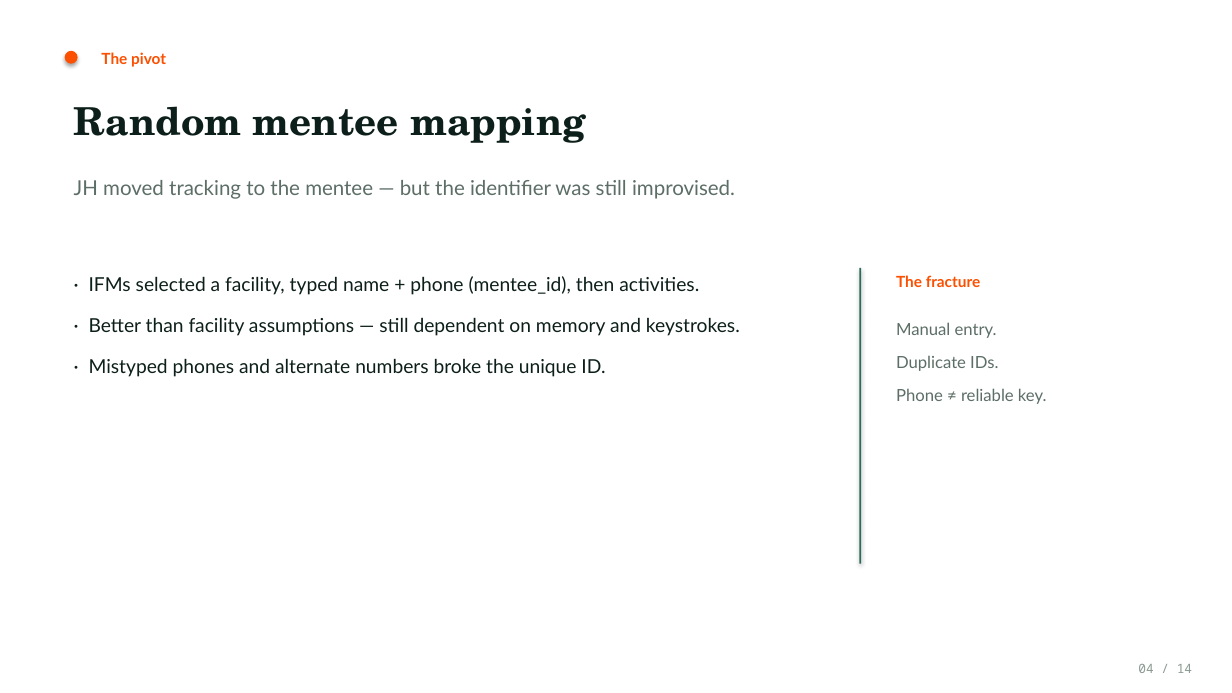
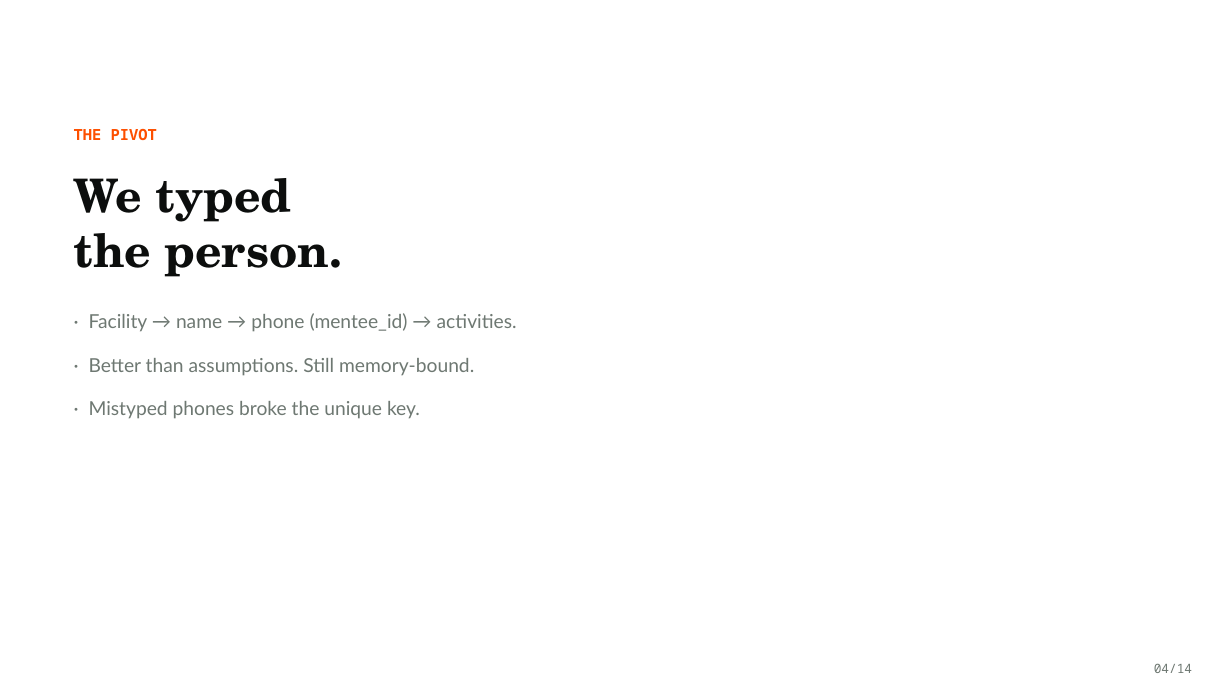
Before and after one commit to kakaijacob/Special-Operations-Schema, a slide deck: slide 4 of docs/Mentee_Mapping_SOP.pptx. Drawn at 1232x693 pixels with LibreOffice and Linux fonts; fonts in the diff are those of the drawing; background and template pictures are left out. Boxes give left, top, right and bottom in pixels: in the first picture for what was removed or moved away, otherwise in the second. Text is boxed around its words. In the diff, an @@ line names an element or a change of style, - is before the commit and + after.

```diff
--- a/docs/Mentee_Mapping_SOP.pptx
+++ b/docs/Mentee_Mapping_SOP.pptx
@@ ellipse removed at (65,51,78,64) @@
@@ text removed at (74,106,586,143) @@
-Random mentee mapping
@@ text at (74,129,157,140): text changed; font Lato to Noto Sans Mono @@
-The pivot
+THE PIVOT
@@ text added at (74,178,342,277), 36 pt, text #0C0E0D, bold @@
+We typed
+the person.
@@ text removed at (74,180,735,199) @@
-JH moved tracking to the mentee — but the identifier was still improvised.
@@ rectangle removed at (860,268,861,564) @@
@@ text removed at (896,275,980,287) @@
-The fracture
@@ text at (89,313,517,419): text changed; text colour #0D1F1A to #6E7872 @@
-· IFMs selected a facility, typed name + phone (mentee_id), then activities.
-· Better than facility assumptions — still dependent on memory and keystrokes.
-· Mistyped phones and alternate numbers broke the unique ID.
+· Facility → name → phone (mentee_id) → activities.
+· Better than assumptions. Still memory-bound.
+· Mistyped phones broke the unique key.
@@ text removed at (896,322,1047,404) @@
-Manual entry.
-Duplicate IDs.
-Phone ≠ reliable key.
@@ text at (1154,664,1192,673): text changed; text colour #8A9A92 to #6E7872 @@
-04 / 14
+04/14
```
Also in this commit, not shown: 11 other slides changed, 2 slides added, 2 slides removed, 12 other files.
